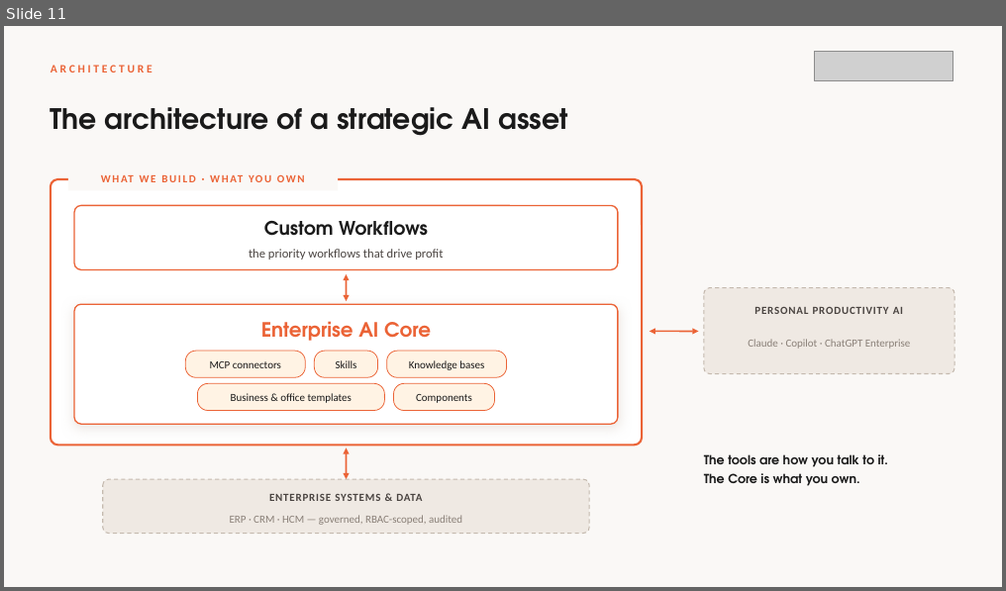
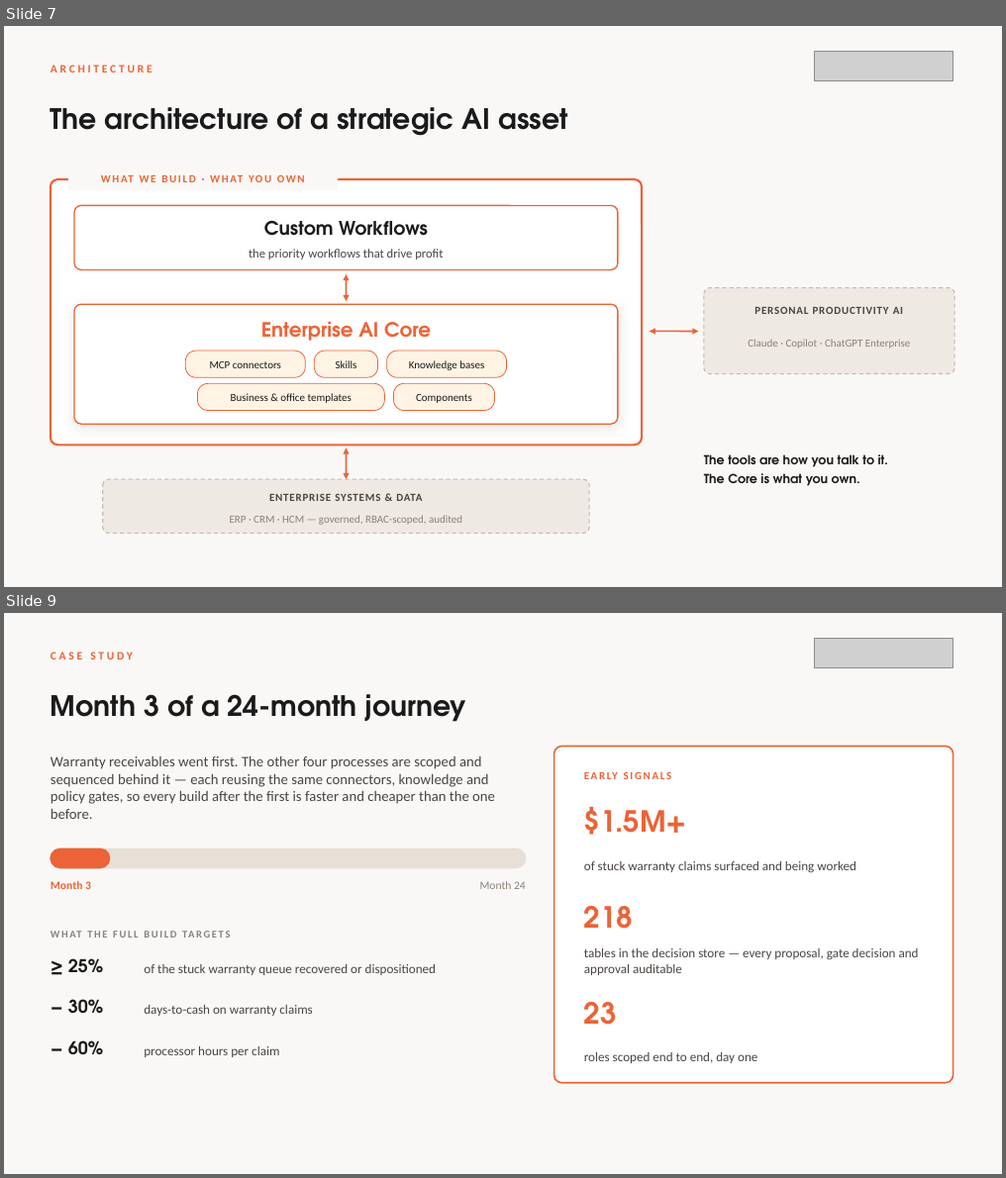
Before and after one commit to dash1133/PortcoAITransformation, a slide deck: deck/InfinitePossibilities-PortCo-AI.pptx. Shown one above the other, each under a label of ours: slide 11 before the commit, slides 7 and 9 after it; the slides between them are not shown. The pictures are 1006x591 and 1006x1178 pixels, drawn with LibreOffice and Linux fonts; fonts in the diff are those of the drawing; grey boxes stand for pictures. Boxes give left, top, right and bottom in pixels: in the first picture for what was removed or moved away, otherwise in the second. Text is boxed around its words. In the diff, an @@ line names an element or a change of style, - is before the commit and + after.

```diff
--- a/deck/InfinitePossibilities-PortCo-AI.pptx
+++ b/deck/InfinitePossibilities-PortCo-AI.pptx
@@ slide 9 added at <box>4,613,1002,1174</box>, background #FAF8F6 @@
@@ picture added at <box>815,639,953,667</box> @@
@@ text added at <box>51,652,133,660</box>, 11 pt, text #EB6336, bold @@
+CASE STUDY
@@ text added at <box>51,694,466,722</box>, 27 pt, text #1A1A1A, bold @@
+Month 3 of a 24-month journey
@@ text added at <box>51,757,495,819</box>, 14 pt, text #4A4441 @@
+Warranty receivables went first. The other four processes are scoped and sequenced behind it — each reusing the same connectors, knowledge and policy gates, so every build after the first is faster and cheaper than the one before.
@@ rounded rectangle added at <box>554,747,953,1083</box>, fill #FFFFFF, outline #EB6336 1.5 pt @@
@@ text added at <box>584,764,924,786</box>, 10.5 pt, text #EB6336, bold @@
+EARLY SIGNALS
@@ text added at <box>584,807,687,835</box>, 28 pt, text #EB6336, bold @@
+$1.5M+
@@ rounded rectangle added at <box>51,849,526,868</box>, fill #E8DFD6, outline #E8DFD6 1 pt @@
@@ rounded rectangle added at <box>51,849,110,868</box>, fill #EB6336, outline #EB6336 1 pt @@
@@ text added at <box>584,861,856,872</box>, 12.5 pt, text #4A4441 @@
+of stuck warranty claims surfaced and being worked
@@ text added at <box>51,881,91,889</box>, 11 pt, text #EB6336, bold @@
+Month 3
@@ text added at <box>480,881,526,889</box>, 11 pt, text #8A8078 @@
+Month 24
@@ text added at <box>584,906,633,929</box>, 28 pt, text #EB6336, bold @@
+218
@@ text added at <box>51,924,526,945</box>, 10 pt, text #8A8078, bold @@
+WHAT THE FULL BUILD TARGETS
@@ text added at <box>68,959,103,973</box>, 17 pt, text #1A1A1A, bold @@
+≥ 25%
@@ text added at <box>144,964,436,975</box>, 12.5 pt, text #4A4441 @@
+of the stuck warranty queue recovered or dispositioned
@@ text added at <box>584,949,919,975</box>, 12.5 pt, text #4A4441 @@
+tables in the decision store — every proposal, gate decision and approval auditable
@@ text added at <box>68,999,103,1014</box>, 17 pt, text #1A1A1A, bold @@
+− 30%
@@ text added at <box>144,1005,312,1016</box>, 12.5 pt, text #4A4441 @@
+days-to-cash on warranty claims
@@ text added at <box>584,1002,617,1025</box>, 28 pt, text #EB6336, bold @@
+23
@@ text added at <box>68,1041,103,1056</box>, 17 pt, text #1A1A1A, bold @@
+− 60%
@@ text added at <box>144,1047,279,1058</box>, 12.5 pt, text #4A4441 @@
+processor hours per claim
@@ text added at <box>584,1053,757,1063</box>, 12.5 pt, text #4A4441 @@
+roles scoped end to end, day one
@@ what was slide 11 is now slide 7 @@
```
Also in this commit, not shown: 1 other slide added, 1 slide removed, 6 other files.
